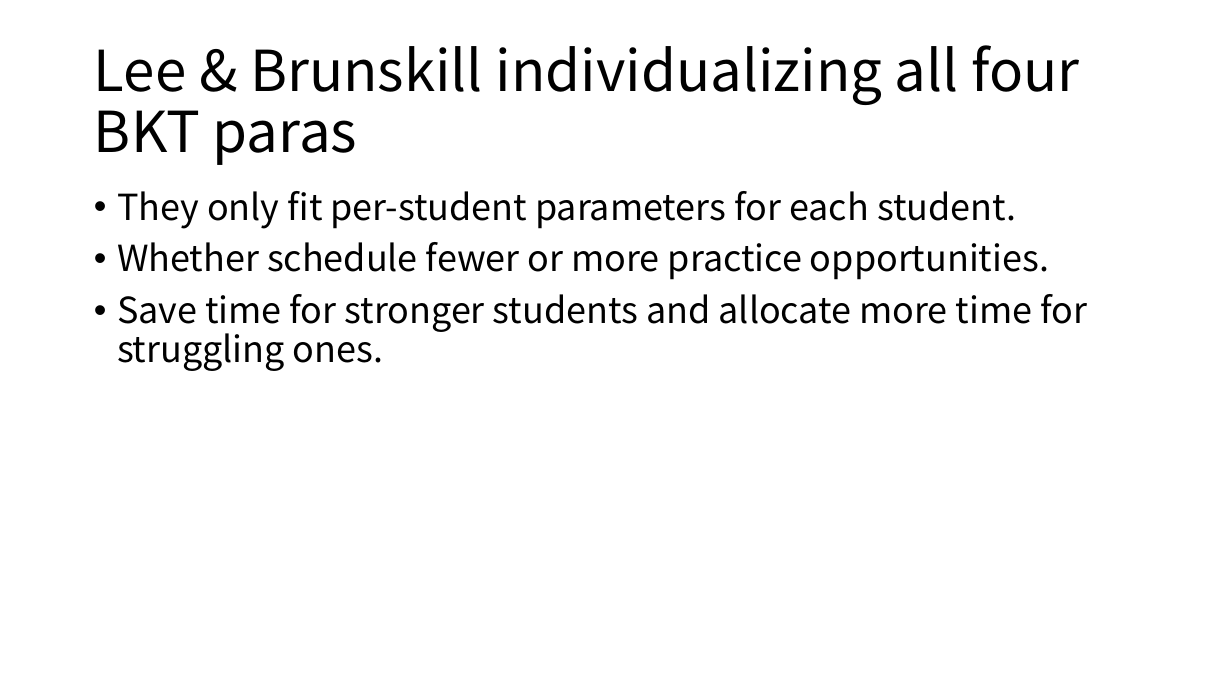
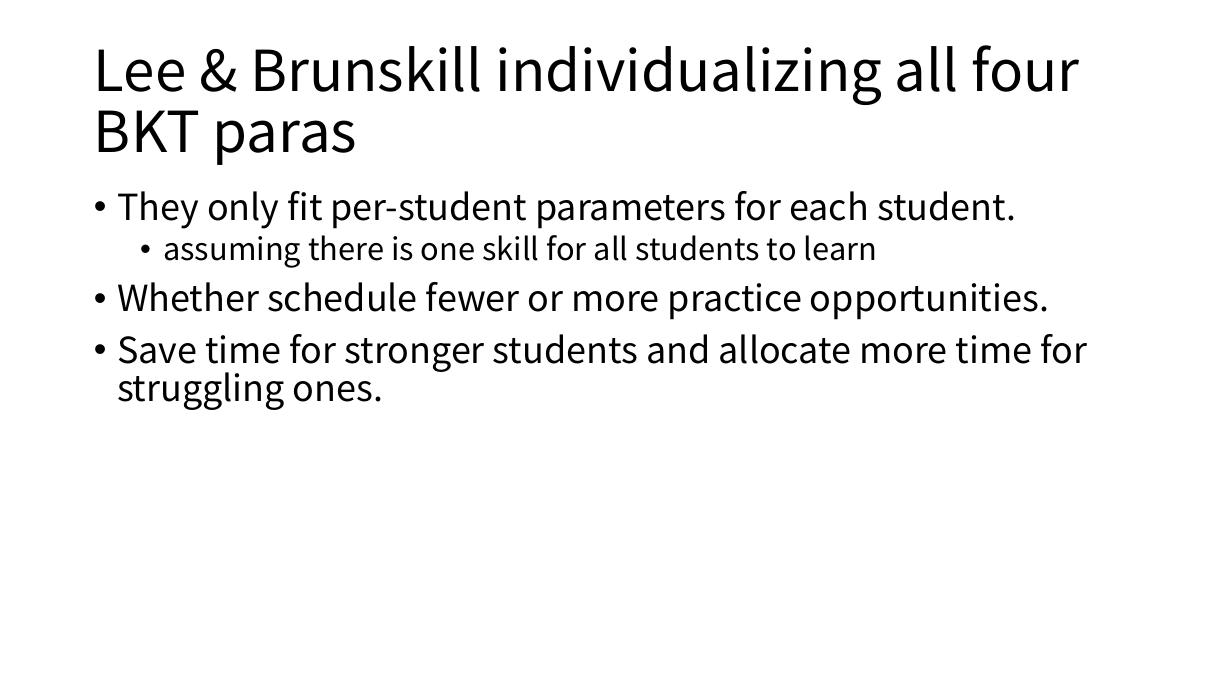
Before and after one commit to cloudspurs/klz, a slide deck: slide 9 of computer_science/statistics/model/hmm/bkt/papers/individualized-bayesian-knowledge-tracing.pptx (slide 7 before the commit). Drawn at 1232x693 pixels with LibreOffice and Linux fonts; fonts in the diff are those of the drawing. Boxes give left, top, right and bottom in pixels: in the first picture for what was removed or moved away, otherwise in the second. Text is boxed around its words. In the diff, an @@ line names an element or a change of style, - is before the commit and + after.

```diff
--- a/computer_science/statistics/model/hmm/bkt/papers/individualized-bayesian-knowledge-tracing.pptx
+++ b/computer_science/statistics/model/hmm/bkt/papers/individualized-bayesian-knowledge-tracing.pptx
@@ text at [163,235,877,268]: paragraph added @@
+  • assuming there is one skill for all students to learn
```
Also in this commit, not shown: 7 other slides changed, 3 slides added, 10 other files.
